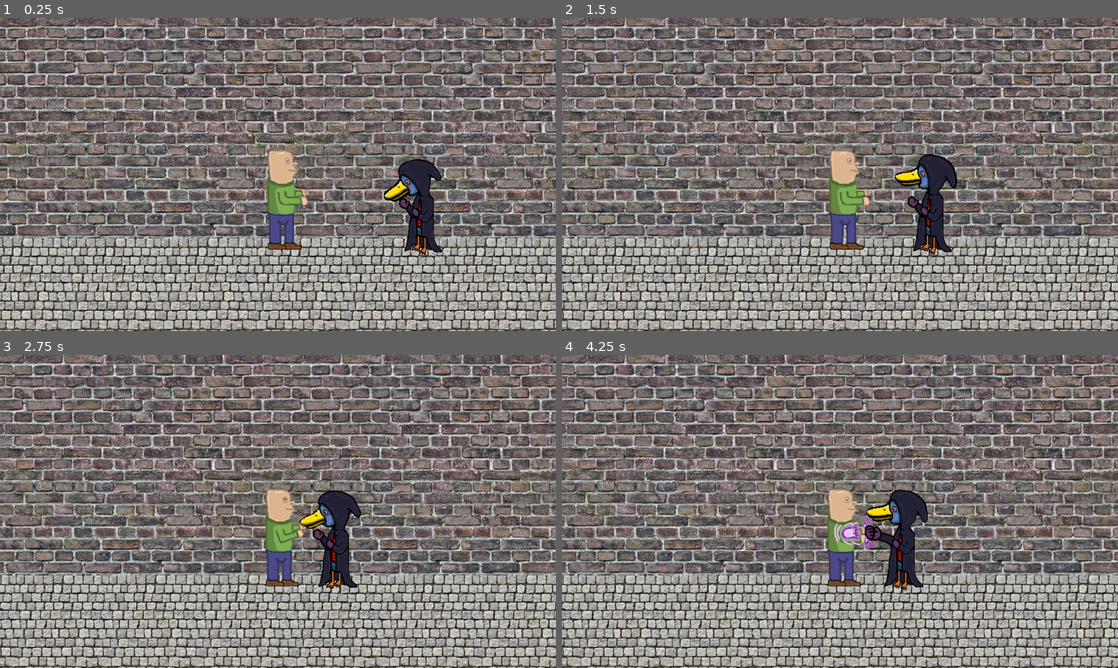
Above: before the commit, frames 1-4 (two rows, left to right).
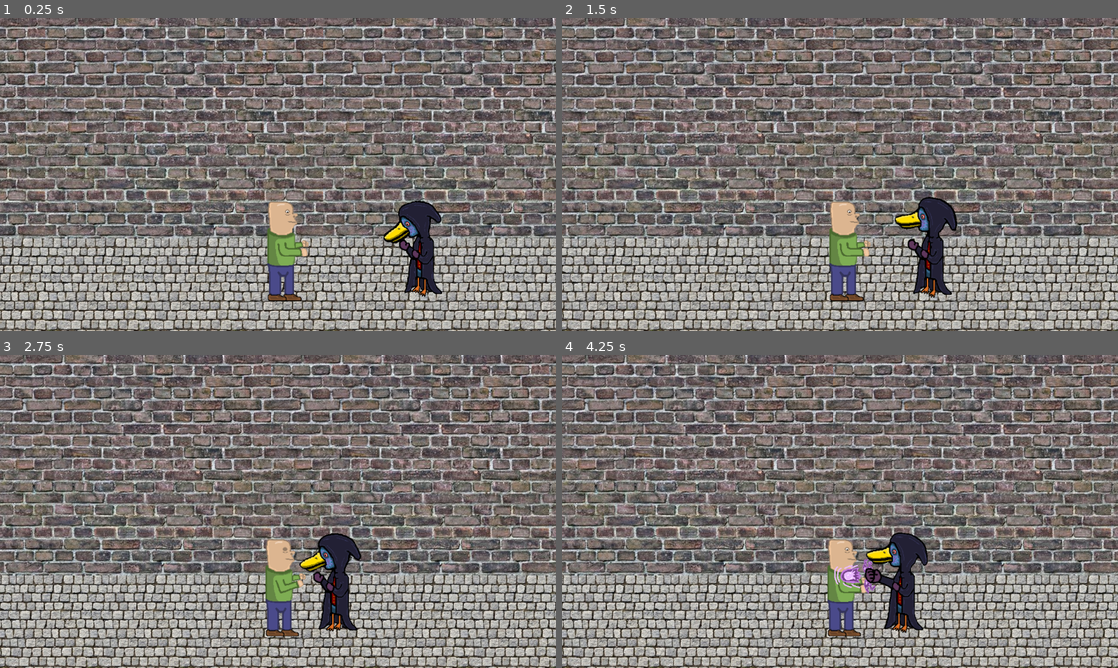
Above: after the commit, the same moments.

Repository: wildin-72/untitled_wild_game
Game: Godot game, scene res://scenes/GameScene/Levels/Level1.tscn
Two runs of this game, one before a commit and one after it. Both use one fixed random seed, a clock stepped at 60 frames per second and the inputs below. This scene is started directly instead of the project's main scene.
Inputs (mouse positions are in pixels of both pictures, inside the frame that each line leads up to):
- Up to frame 1 (0.25 s): no input
- Up to frame 2 (1.5 s): tap Enter (ui_accept) at 0.5, 0.77 s; move the mouse to (962, 158) at 0.52 s; hold Right (ui_right) 0.53-1.25 s; hold E (attack1) 0.53-1.25 s; click (962, 158) at 0.67 s; drag from (728, 190) to (856, 243) at 1.27 s
- Up to frame 3 (2.75 s): move the mouse to (333, 442) at 2.02 s; hold Right (ui_right) from 2.03 s (still down); hold D (attack3) from 2.03 s (still down)
- Up to frame 4 (4.25 s): release Right (ui_right) at 2.75 s; release D (attack3) at 2.75 s; drag from (812, 574) to (673, 464) at 2.77 s; move the mouse to (1006, 558) at 3.52 s; hold A (move_left) from 3.53 s (still down); hold R (attack2) from 3.53 s (still down); tap Enter (ui_accept) at 3.77 s

The runs differ from the first frame. In frame 1, 4.9% of the frame differs, in the area x 48-80%, y 42-91%; in frame 2, 5.0%; in frame 3, 4.8%; in frame 4, 5.3%, in the area x 47-66%, y 42-90%.

Commit message:
fix ai bug were if you got behind enemy it would never turn around

Diff:
--- a/entities/Cultist/cultist_basic.tscn
+++ b/entities/Cultist/cultist_basic.tscn
@@ -135,12 +135,12 @@
 height = 222.0
 
 [node name="CultistBasic" type="CharacterBody2D" node_paths=PackedStringArray("state_machine", "health") groups=["Enemy"]]
-y_sort_enabled = true
 script = ExtResource("1_4y5fg")
 state_machine = NodePath("StateMachine")
 health = NodePath("Health")
 
 [node name="CollisionShape2D" type="CollisionShape2D" parent="."]
+position = Vector2(0, 96)
 rotation = 1.5708
 shape = SubResource("CapsuleShape2D_bq6n0")
 
@@ -148,7 +148,6 @@
 
 [node name="Sprite2D" type="Sprite2D" parent="."]
 texture = ExtResource("2_jqte7")
-offset = Vector2(0, -96)
 hframes = 3
 
 [node name="AnimationPlayer" type="AnimationPlayer" parent="Sprite2D"]
@@ -162,7 +161,7 @@
 script = ExtResource("4_6tmia")
 
 [node name="CollisionShape2D" type="CollisionShape2D" parent="HitBox"]
-position = Vector2(-59, -111)
+position = Vector2(-59, -15)
 rotation = 1.5708
 scale = Vector2(1, 1.44)
 shape = SubResource("CapsuleShape2D_dorx0")
@@ -175,7 +174,7 @@
 health = NodePath("../Health")
 
 [node name="CollisionShape2D" type="CollisionShape2D" parent="Hurtbox"]
-position = Vector2(10, -96)
+position = Vector2(10, 0)
 shape = SubResource("CapsuleShape2D_l31x5")
 
 [node name="Health" type="Node" parent="."]
--- a/entities/Cultist/move_state.gd
+++ b/entities/Cultist/move_state.gd
@@ -42,7 +42,7 @@
 
 func physics_update(_delta):
 	check_if_velocity_zero()
-	if navigation_agent.is_navigation_finished() or is_close_to_player():
+	if navigation_agent.is_navigation_finished():
 		animator.stop()
 		transition.emit(self, "Charge")
 		return
@@ -62,6 +62,10 @@
 		emit_signal("unflipped")
 		set_movement_target(Vector2(player.position.x + distance_in_front_of_player, player.position.y))
 
+	if is_close_to_player():
+		animator.stop()
+		transition.emit(self, "Charge")
+		return
 	var current_cultist_position: Vector2 = cultist.global_position
 	var next_path_position: Vector2 = navigation_agent.get_next_path_position()
 
--- a/entities/Player/player.tscn
+++ b/entities/Player/player.tscn
@@ -513,7 +513,6 @@
 position = Vector2(5, -20)
 scale = Vector2(1.23, 1.23)
 texture = ExtResource("2_sojug")
-offset = Vector2(0, -96)
 hframes = 4
 
 [node name="AnimationPlayer" type="AnimationPlayer" parent="."]
@@ -538,13 +537,14 @@
 health = NodePath("../Health")
 
 [node name="CollisionShape2D" type="CollisionShape2D" parent="Hurtbox"]
-position = Vector2(0, -96)
+position = Vector2(0, 11)
 shape = SubResource("CapsuleShape2D_se0lq")
 
 [node name="Health" type="Node" parent="."]
 script = ExtResource("5_62q20")
 
 [node name="CollisionShape2D" type="CollisionShape2D" parent="."]
+position = Vector2(0, 20)
 rotation = 1.5708
 shape = SubResource("CapsuleShape2D_2t5e8")
 
--- a/scenes/GameScene/Levels/Level1.tscn
+++ b/scenes/GameScene/Levels/Level1.tscn
@@ -55,5 +55,4 @@
 position = Vector2(227.932, 166.749)
 
 [node name="NavigationRegion2D" type="NavigationRegion2D" parent="."]
-visible = false
 navigation_polygon = SubResource("NavigationPolygon_kqx8h")
--- /dev/null
+++ b/scenes/GameScene/Levels/OldLevel.tscn
@@ -0,0 +1,27 @@
+[gd_scene load_steps=5 format=3 uid="uid://bie7f0ef164a5"]
+
+[ext_resource type="Script" path="res://scenes/GameScene/Levels/OldLevel.gd" id="1_oamgl"]
+[ext_resource type="PackedScene" uid="uid://cjbftd2fi2yxu" path="res://entities/Cultist/cultist_basic.tscn" id="2_y4qgs"]
+[ext_resource type="PackedScene" uid="uid://csfw25lac81x1" path="res://entities/Player/player.tscn" id="3_l4ah4"]
+
+[sub_resource type="NavigationPolygon" id="NavigationPolygon_pyoun"]
+vertices = PackedVector2Array(1245, 286, 1253, 684, 19, 683, 35, 282)
+polygons = Array[PackedInt32Array]([PackedInt32Array(0, 1, 2, 3)])
+outlines = Array[PackedVector2Array]([PackedVector2Array(26, 272, 1255, 277, 1264, 695, 9, 693)])
+source_geometry_group_name = &"navigation_polygon_source_group"
+
+[node name="Level1" type="Node"]
+script = ExtResource("1_oamgl")
+cultist_scene = ExtResource("2_y4qgs")
+
+[node name="CultistPosition" type="Marker2D" parent="."]
+position = Vector2(1142, 363)
+
+[node name="PlayerSpawnLocation" type="Marker2D" parent="."]
+position = Vector2(196, 351)
+
+[node name="NavigationRegion2D" type="NavigationRegion2D" parent="."]
+navigation_polygon = SubResource("NavigationPolygon_pyoun")
+
+[node name="Player" parent="." instance=ExtResource("3_l4ah4")]
+position = Vector2(192, 478)
Not shown: 1 places in scenes/GameScene/Levels/Level1.tscn that only renumber resources
